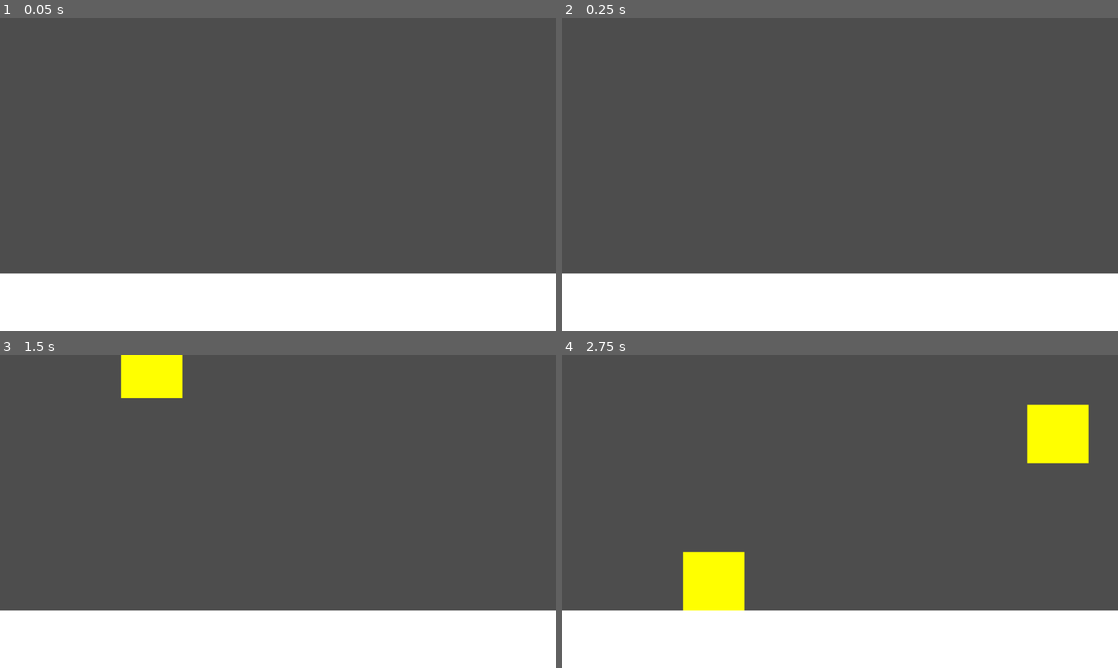
Above: before the commit, frames 1-4 (two rows, left to right).
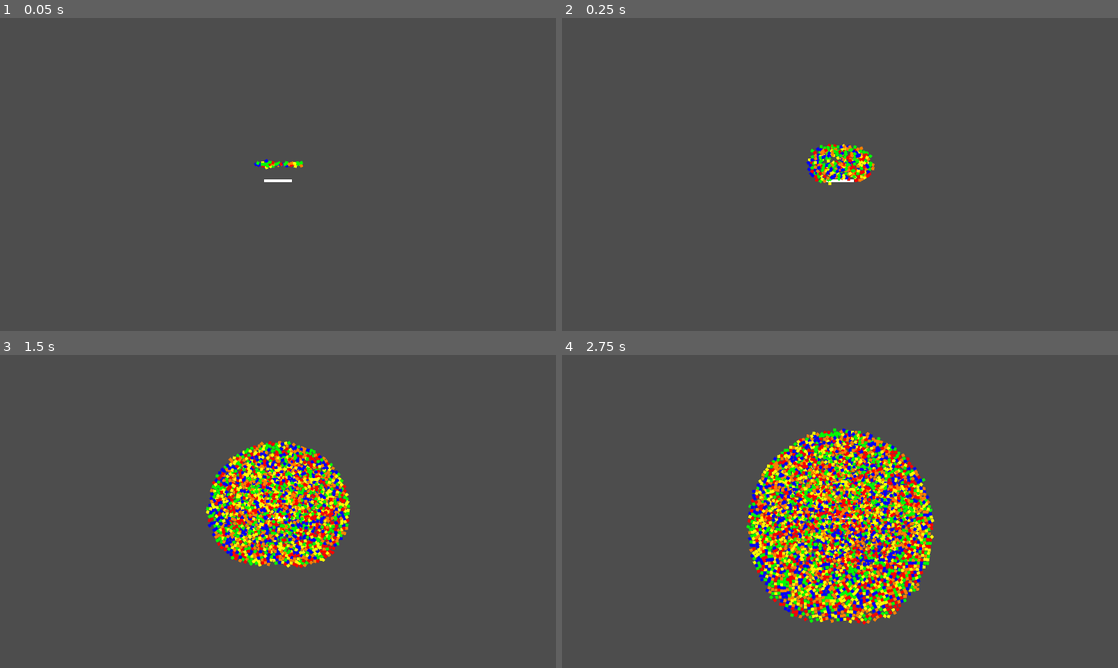
Above: after the commit, the same moments.

Repository: Tassnaz/FallingBlock
Game: Godot game, scene res://Scenes/main.tscn
Two runs of this game, one before a commit and one after it. Both use one fixed random seed, a clock stepped at 60 frames per second and the inputs below.
Inputs (mouse positions are in pixels of both pictures, inside the frame that each line leads up to):
- Up to frame 1 (0.05 s): no input
- Up to frame 2 (0.25 s): no input
- Up to frame 3 (1.5 s): move the mouse to (400, 495) at 0.52 s; click (400, 495) at 0.6 s; move the mouse to (166, 527) at 1.27 s; click (166, 527) at 1.35 s
- Up to frame 4 (2.75 s): move the mouse to (712, 545) at 2.02 s; click (712, 545) at 2.1 s

The runs differ from the first frame. In frame 1, 19% of the frame differs, in the area x 0-100%, y 45-100%; in frame 2, 20%; in frame 3, 28%; in frame 4, 38%, in the area x 0-100%, y 15-100%.

Commit message:
Godot Chad

Diff:
--- a/Scenes/main.tscn
+++ b/Scenes/main.tscn
@@ -7,7 +7,8 @@
 
 [node name="Main" type="Node2D"]
 script = ExtResource("1_3an2g")
-RespawnTime = 1.0
+RespawnTime = 0.01
+BlocksPerSpawn = 50
 
 [node name="Platform" type="StaticBody2D" parent="."]
 
@@ -24,3 +25,7 @@
 position = Vector2(575.875, 588.25)
 shape = SubResource("RectangleShape2D_52lr8")
 debug_color = Color(0.832538, 0, 0.238212, 0.42)
+
+[node name="Camera2D" type="Camera2D" parent="."]
+position = Vector2(576, 336)
+zoom = Vector2(0.05, 0.05)
--- a/Scripts/main.gd
+++ b/Scripts/main.gd
@@ -1,4 +1,5 @@
 extends Node2D
+
 
 @onready var BlockLoad = load("res://Scenes/block.tscn")
 
@@ -13,9 +14,11 @@
 var RandX
 
 @export var RespawnTime = 0.5
+@export var BlocksPerSpawn = 3
 
 func _ready():
 	SimpleCountdownTimer = RespawnTime
+	randomize()
 
 func generate_Randx():
 	RandX = RandNr.randf_range(SpawnNegX, SpawnPosX)
@@ -25,14 +28,11 @@
 		SimpleCountdownTimer = SimpleCountdownTimer -1 * delta
 
 	else:
+		for i in range(BlocksPerSpawn):
+			generate_Randx()
 
-		generate_Randx()
-
-		var NewBlock = BlockLoad.instantiate()
-
-		NewBlock.position.x = RandX
-		NewBlock.position.y = SpawnPosY
-
-		add_child(NewBlock)
+			var new_block = BlockLoad.instantiate()
+			new_block.position = Vector2(RandX, SpawnPosY)
+			add_child(new_block)
 
 		SimpleCountdownTimer = RespawnTime
